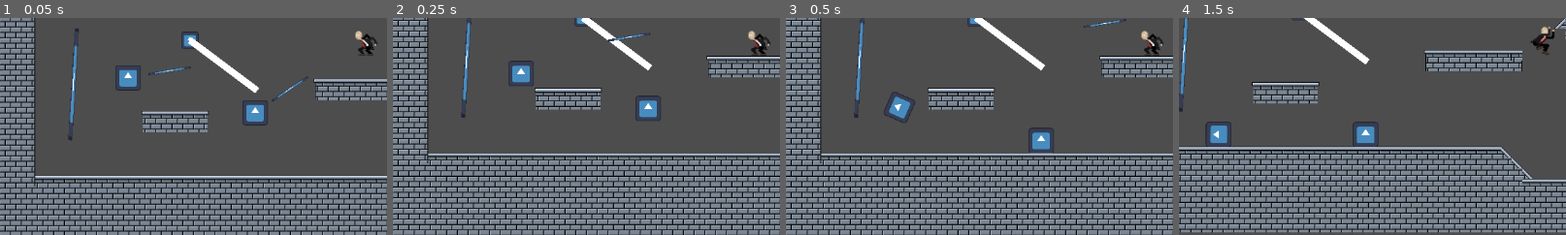
Above: before the commit, frames 1-4 (left to right).
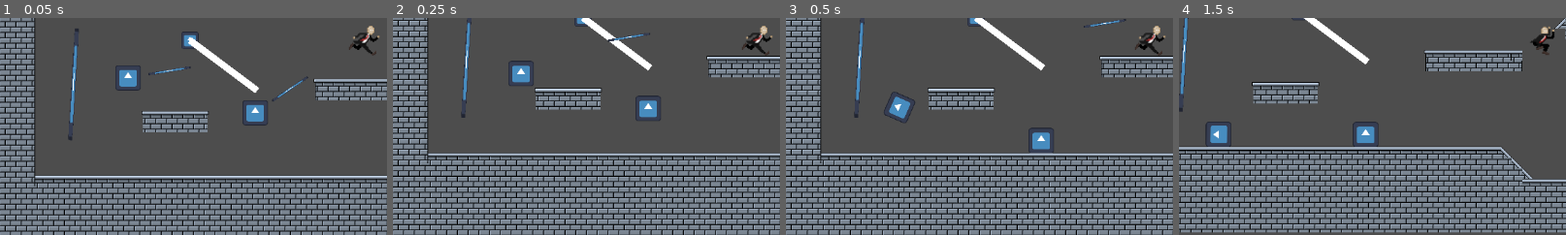
Above: after the commit, the same moments.

Repository: LiamQuinlan-Carleton/COMP1501FINAL
Game: Godot game, scene res://Main.tscn
Two runs of this game, one before a commit and one after it. Both use one fixed random seed, a clock stepped at 60 frames per second and the inputs below. This scene is started directly instead of the project's main scene. The engine's default icon, where the game draws it, is replaced by a stand-in: a white triangle on a blue panel in a dark square.
Inputs (mouse positions are % of the whole screen's width and height, from its top left):
- Up to frame 1 (0.05 s): no input
- Up to frame 2 (0.25 s): no input
- Up to frame 3 (0.5 s): no input
- Up to frame 4 (1.5 s): move the mouse to (45, 70) at 0.52 s; hold D (Right) from 0.53 s (still down); tap Space (Jump) at 0.6, 0.77, 1.07 s; move the mouse to (80, 65) at 1.27 s; click (80, 65) at 1.35 s
The pictures show only the part of the screen within x 3-53%, y 45-95%; the shares and areas given below are measured in that part.

The runs differ from the first frame. In frame 1, 0.5% of the frame differs, in the area x 90-98%, y 3-18%; in frame 2, 0.5%; in frame 3, 0.5%; in frame 4, nothing differs.

Commit message:
Zipline fixes

Diff:
--- a/Player.tscn
+++ b/Player.tscn
@@ -14,7 +14,7 @@
 [sub_resource type="QuadMesh" id="QuadMesh_nibuc"]
 
 [sub_resource type="RectangleShape2D" id="RectangleShape2D_eqt3d"]
-size = Vector2(47, 54)
+size = Vector2(38, 44)
 
 [sub_resource type="AtlasTexture" id="AtlasTexture_jfvhl"]
 atlas = ExtResource("2_a5n8m")
@@ -552,7 +552,6 @@
 [node name="Area2D" type="Area2D" parent="."]
 
 [node name="CollisionShape2D" type="CollisionShape2D" parent="Area2D"]
-position = Vector2(0.5, 1)
 shape = SubResource("RectangleShape2D_eqt3d")
 
 [node name="CheckCeiling" type="RayCast2D" parent="."]
@@ -564,7 +563,8 @@
 [node name="AnimatedSprite2D" type="AnimatedSprite2D" parent="."]
 scale = Vector2(0.5, 0.5)
 sprite_frames = SubResource("SpriteFrames_83j4p")
-animation = &"Jump Left"
+animation = &"Slide Right Start"
+frame_progress = 0.301699
 
 [connection signal="timeout" from="JumpLength" to="." method="_on_jump_length_timeout"]
 [connection signal="timeout" from="JumpBuffer" to="." method="_on_jump_buffer_timeout"]
--- a/first_level.tscn
+++ b/first_level.tscn
@@ -1,10 +1,11 @@
-[gd_scene load_steps=9 format=4 uid="uid://7vyw80euf8ct"]
+[gd_scene load_steps=10 format=4 uid="uid://7vyw80euf8ct"]
 
 [ext_resource type="PackedScene" uid="uid://bnlswq05iqbuc" path="res://Player.tscn" id="1_q4ttp"]
 [ext_resource type="Texture2D" uid="uid://1eumra722j5d" path="res://Art/TileSets/buildingTileset.png" id="2_j5dg7"]
 [ext_resource type="Texture2D" uid="uid://dvpdfehv8hm1w" path="res://Art/TileSets/slideTiles.png" id="3_iqmcy"]
 [ext_resource type="PackedScene" uid="uid://c8j55ah1v7fy2" path="res://spawner.tscn" id="4_aeghy"]
 [ext_resource type="PackedScene" uid="uid://codnqtebakn4" path="res://dummy.tscn" id="5_2bh44"]
+[ext_resource type="PackedScene" uid="uid://djxscqvgw0uy6" path="res://zipline.tscn" id="6_p4u7b"]
 
 [sub_resource type="TileSetAtlasSource" id="TileSetAtlasSource_njlau"]
 texture = ExtResource("2_j5dg7")
@@ -62,3 +63,9 @@
 
 [node name="Dummy2" parent="." instance=ExtResource("5_2bh44")]
 position = Vector2(5440, 421)
+
+[node name="Zipline" parent="." instance=ExtResource("6_p4u7b")]
+position = Vector2(2558, 633)
+rotation = 0.645772
+scale = Vector2(2, 1)
+speed = 1000
--- a/player.gd
+++ b/player.gd
@@ -69,6 +69,9 @@
 	else:
 		velocity.y += gravity*delta
 
+	if on_zipline:
+		velocity.x = 0
+		velocity.y = 0
 
 	#if Input.is_action_pressed("Shift"):
 		#velocity.x -= 1000 * delta
--- a/zipline.gd
+++ b/zipline.gd
@@ -9,7 +9,6 @@
 # Called when the node enters the scene tree for the first time.
 func _ready() -> void:
 	add_to_group("Zipline")
-	pass # Replace with function body.
 
 
 # Called every frame. 'delta' is the elapsed time since the previous frame.
@@ -18,11 +17,9 @@
 	# if PathFollow2D has Player as a child, start its progress
 	if (($Path2D/PathFollow2D.get_children()).size() > 1):     # WITH SPRITE, CHANGE NUMBER WHEN REMOVING SPRITE
 		var player = $Path2D/PathFollow2D.get_child(1)
-		player.velocity.x = 0
-		print(zipline.progress)
 
 		# zipline progress only moves when player hasn't reached the end yet
-		if player.global_position.x +10 < self.global_position.x :
+		if player.global_position.x + 10 < self.global_position.x :
 			# moving and accelerating on zipline
 			zipline.progress += speed * delta
 			speed *= acceleration
--- a/zipline.tscn
+++ b/zipline.tscn
@@ -31,6 +31,7 @@
 
 [node name="PathFollow2D" type="PathFollow2D" parent="Path2D"]
 position = Vector2(-168, 0)
+loop = false
 
 [node name="Sprite2D" type="Sprite2D" parent="Path2D/PathFollow2D"]
 visible = false
